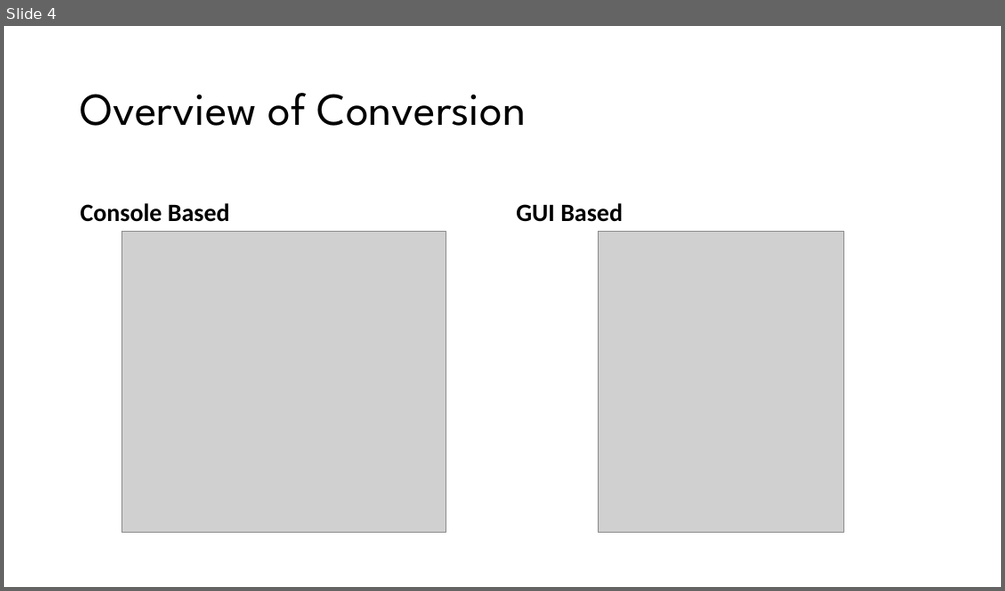
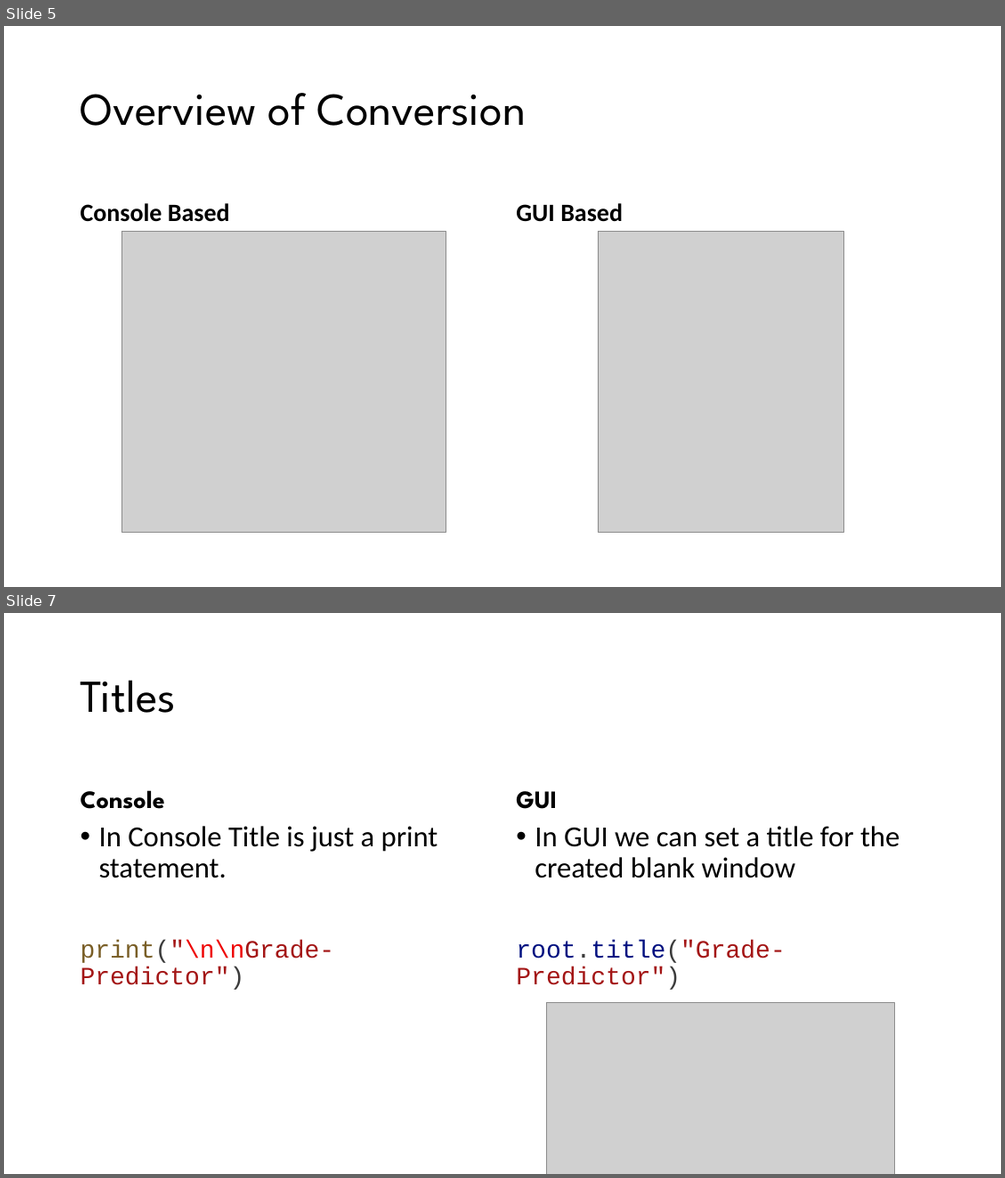
Before and after one commit to RKS200/Grade-Predictor, a slide deck: presentation.pptx. Shown one above the other, each under a label of ours: slide 4 before the commit, slides 5 and 7 after it; the slides between them are not shown. The pictures are 1005x591 and 1005x1178 pixels, drawn with LibreOffice and Linux fonts; fonts in the diff are those of the drawing; grey boxes stand for pictures. Boxes give left, top, right and bottom in pixels: in the first picture for what was removed or moved away, otherwise in the second. Text is boxed around its words. In the diff, an @@ line names an element or a change of style, - is before the commit and + after.

```diff
--- a/presentation.pptx
+++ b/presentation.pptx
@@ slide 7 added at box(4, 613, 1001, 1174), background #FFFFFF @@
@@ title added at box(81, 680, 176, 713), 44 pt, text #000000 @@
+Titles
@@ text added at box(81, 790, 165, 809), 24 pt, text #000000, bold @@
+Console
@@ text added at box(516, 791, 557, 809), 24 pt, text #000000, bold @@
+GUI
@@ text added at box(81, 826, 438, 989), 28 pt, text #000000 @@
+• In Console Title is just a print statement.
+print("\n\nGrade-Predictor")
@@ text added at box(516, 826, 899, 989), 28 pt, text #000000 @@
+• In GUI we can set a title for the created blank window
+root.title("Grade-Predictor")
@@ picture added at box(547, 1002, 895, 1174) @@
@@ what was slide 4 is now slide 5 @@
```
Also in this commit, not shown: 23 other slides added, 1 slide removed.
